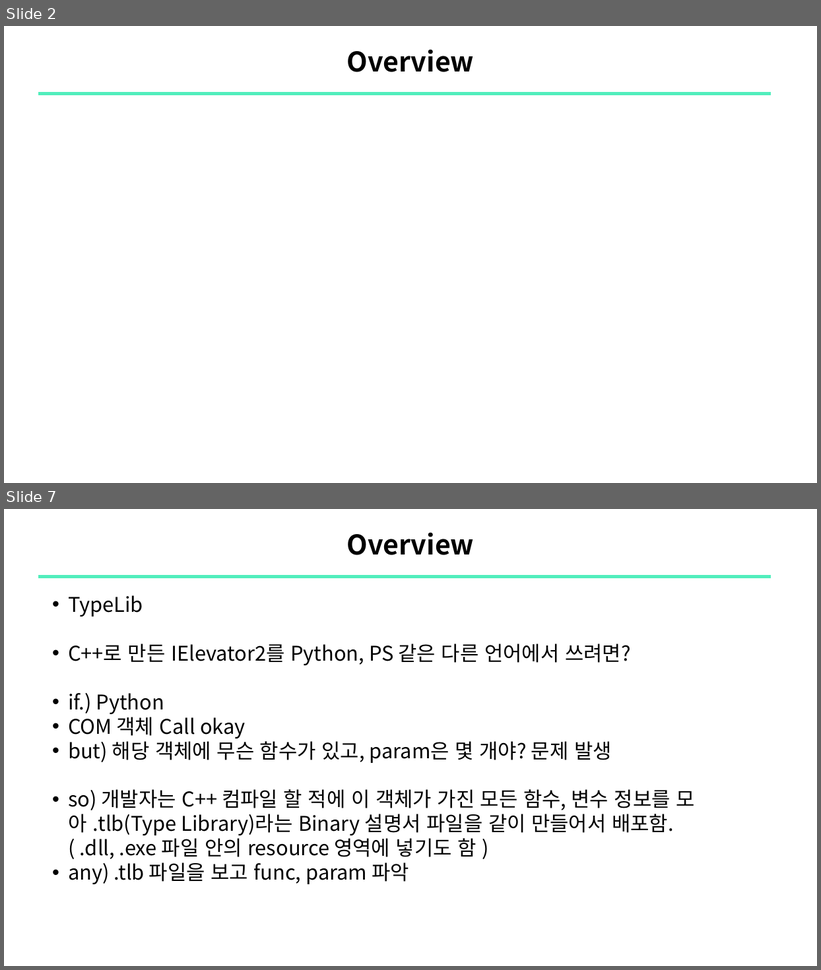
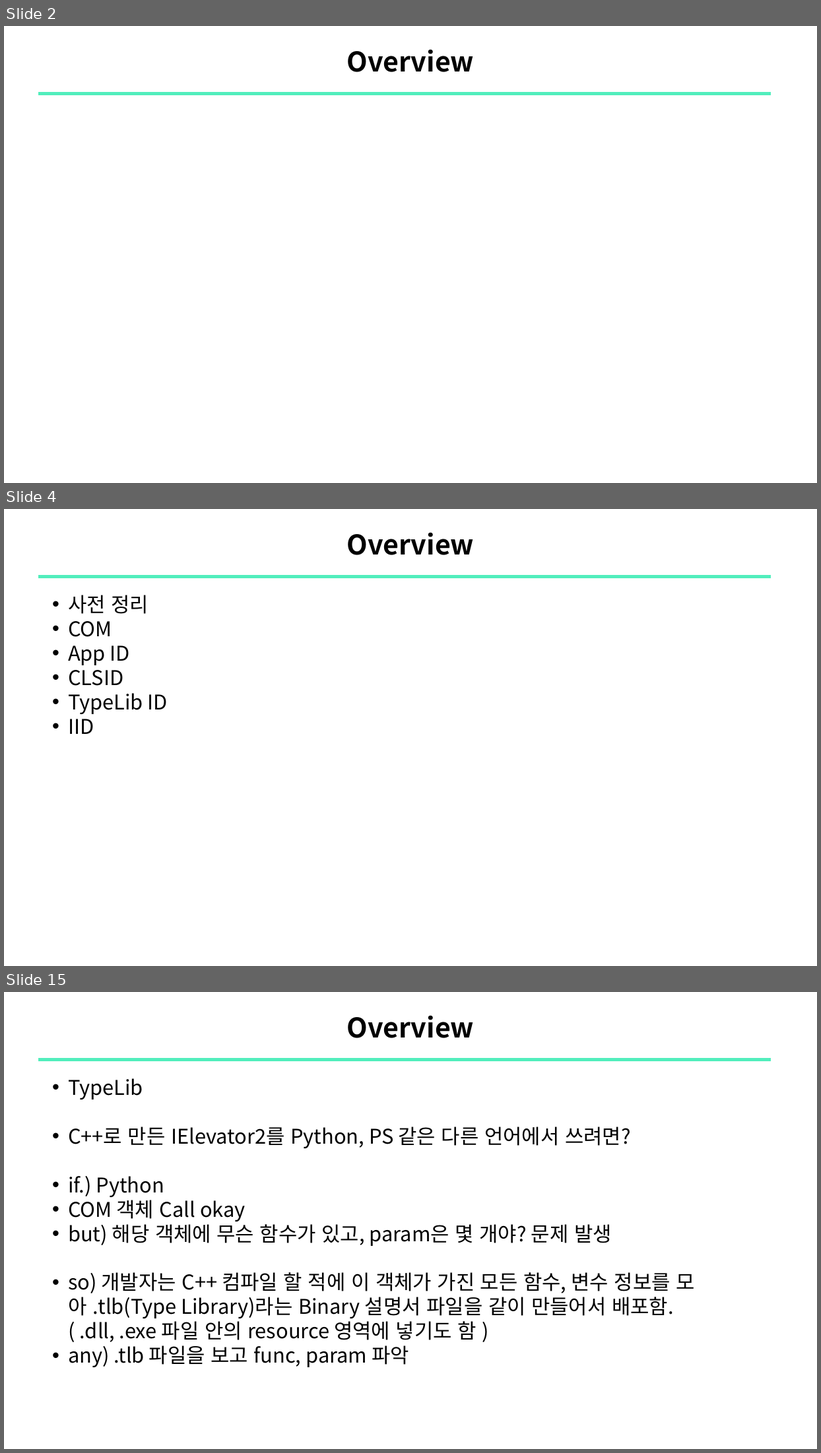
Before and after one commit to sewonpark-sec/SSL-Seminar, a slide deck: 16_COMrade_ABE_Analysis.pptx. Shown one above the other, each under a label of ours: slides 2 and 7 before the commit, slides 2, 4 and 15 after it; the slides between them are not shown. The pictures are 821x970 and 821x1453 pixels, drawn with LibreOffice and Linux fonts; fonts in the diff are those of the drawing. Boxes give left, top, right and bottom in pixels: in the first picture for what was removed or moved away, otherwise in the second. Text is boxed around its words. In the diff, an @@ line names an element or a change of style, - is before the commit and + after.

```diff
--- a/16_COMrade_ABE_Analysis.pptx
+++ b/16_COMrade_ABE_Analysis.pptx
@@ slide 4 added at (4, 509, 817, 966), background #FFFFFF @@
@@ title added at (347, 532, 475, 555), 24 pt, text #000000, bold @@
+Overview
@@ line added from (38, 576) to (772, 576), #51EEBC 3 pt @@
@@ text added at (68, 595, 168, 734), 18 pt, text #000000 @@
+    • 사전 정리
+    • COM
+    • App ID
+    • CLSID
+    • TypeLib ID
+    • IID
@@ what was slide 7 is now slide 15 @@
```
Also in this commit, not shown: 4 slides changed, 15 other slides added.
